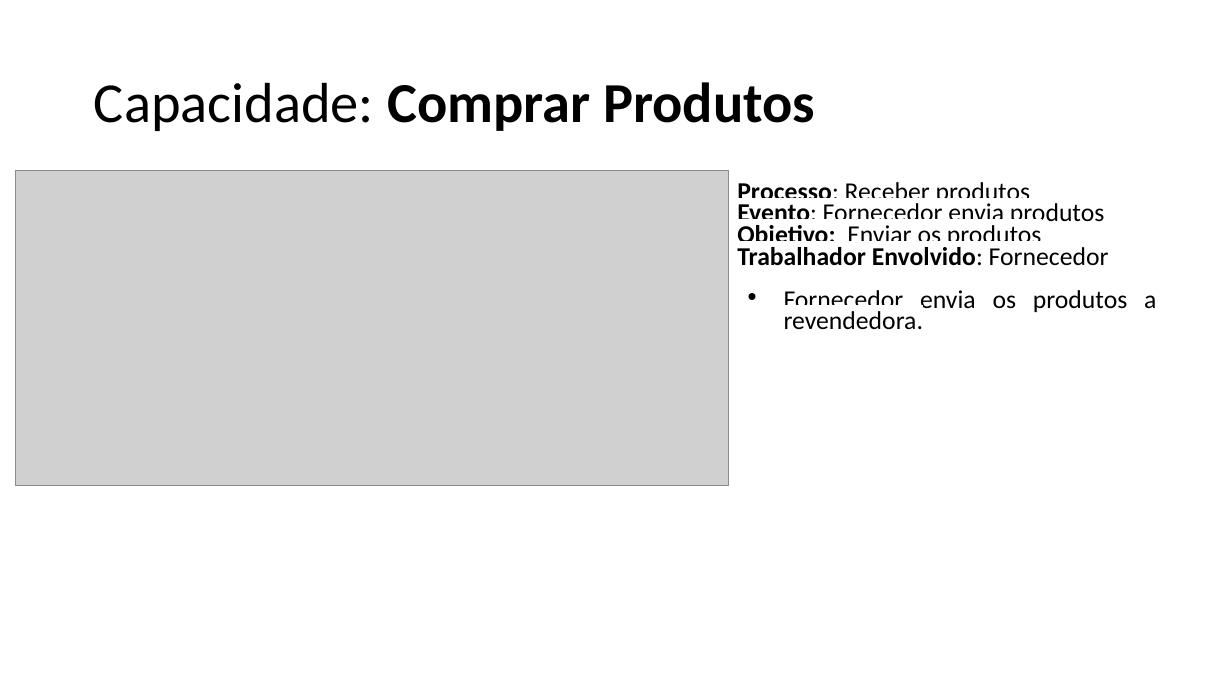
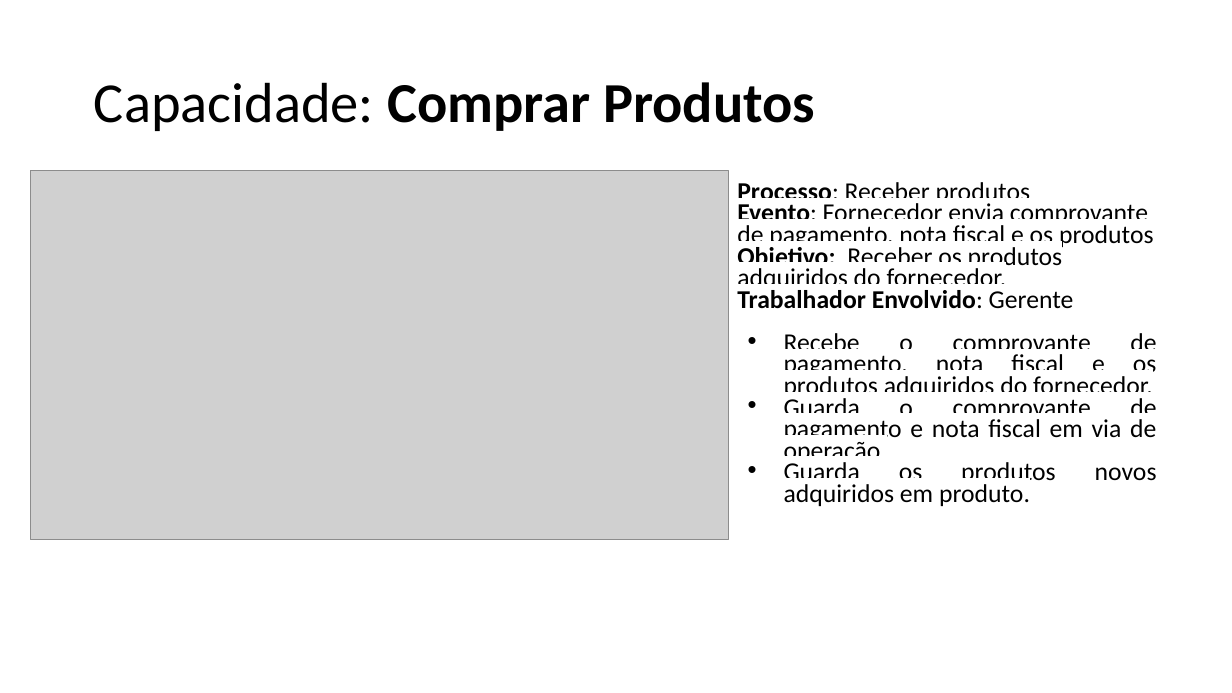
Before and after one commit to emersonsoaresdasilva/projeto-ope, a slide deck: slide 18 of 18-Descrição dos Processos de Negócio.pptx (slide 24 before the commit). Drawn at 1232x693 pixels with LibreOffice and Linux fonts; fonts in the diff are those of the drawing; grey boxes stand for pictures. Boxes give left, top, right and bottom in pixels: in the first picture for what was removed or moved away, otherwise in the second. Text is boxed around its words. In the diff, an @@ line names an element or a change of style, - is before the commit and + after.

```diff
--- a/18-Descrição dos Processos de Negócio.pptx
+++ b/18-Descrição dos Processos de Negócio.pptx
@@ picture: place and size @@
-picture at (16,171,728,486)
+picture at (30,171,728,540)
@@ text at (737,203,1157,506): text changed @@
-Evento: Fornecedor envia produtos
-Objetivo: Enviar os produtos
-Trabalhador Envolvido: Fornecedor
-• Fornecedor envia os produtos a revendedora.
+Evento: Fornecedor envia comprovante de pagamento, nota fiscal e os produtos
+Objetivo: Receber os produtos adquiridos do fornecedor.
+Trabalhador Envolvido: Gerente
+• Recebe o comprovante de pagamento, nota fiscal e os produtos adquiridos do fornecedor.
+• Guarda o comprovante de pagamento e nota fiscal em via de operação.
+• Guarda os produtos novos adquiridos em produto.
```
Also in this commit, not shown: 18 other slides changed, 4 slides added, 10 slides removed, 49 other files.
